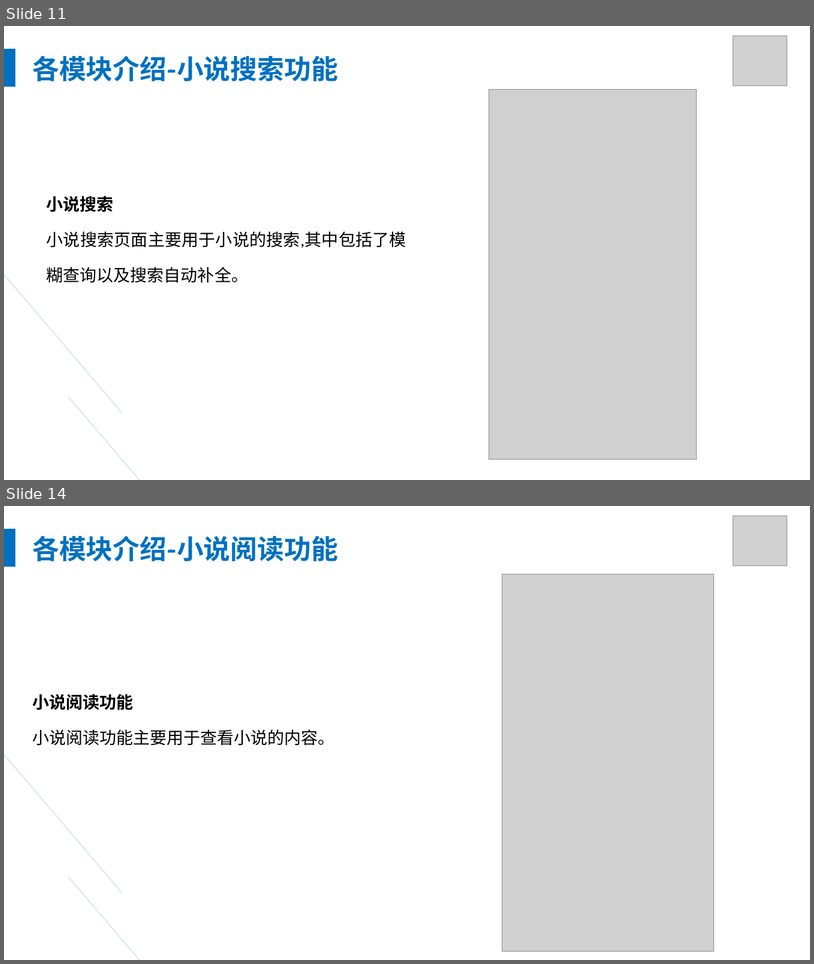
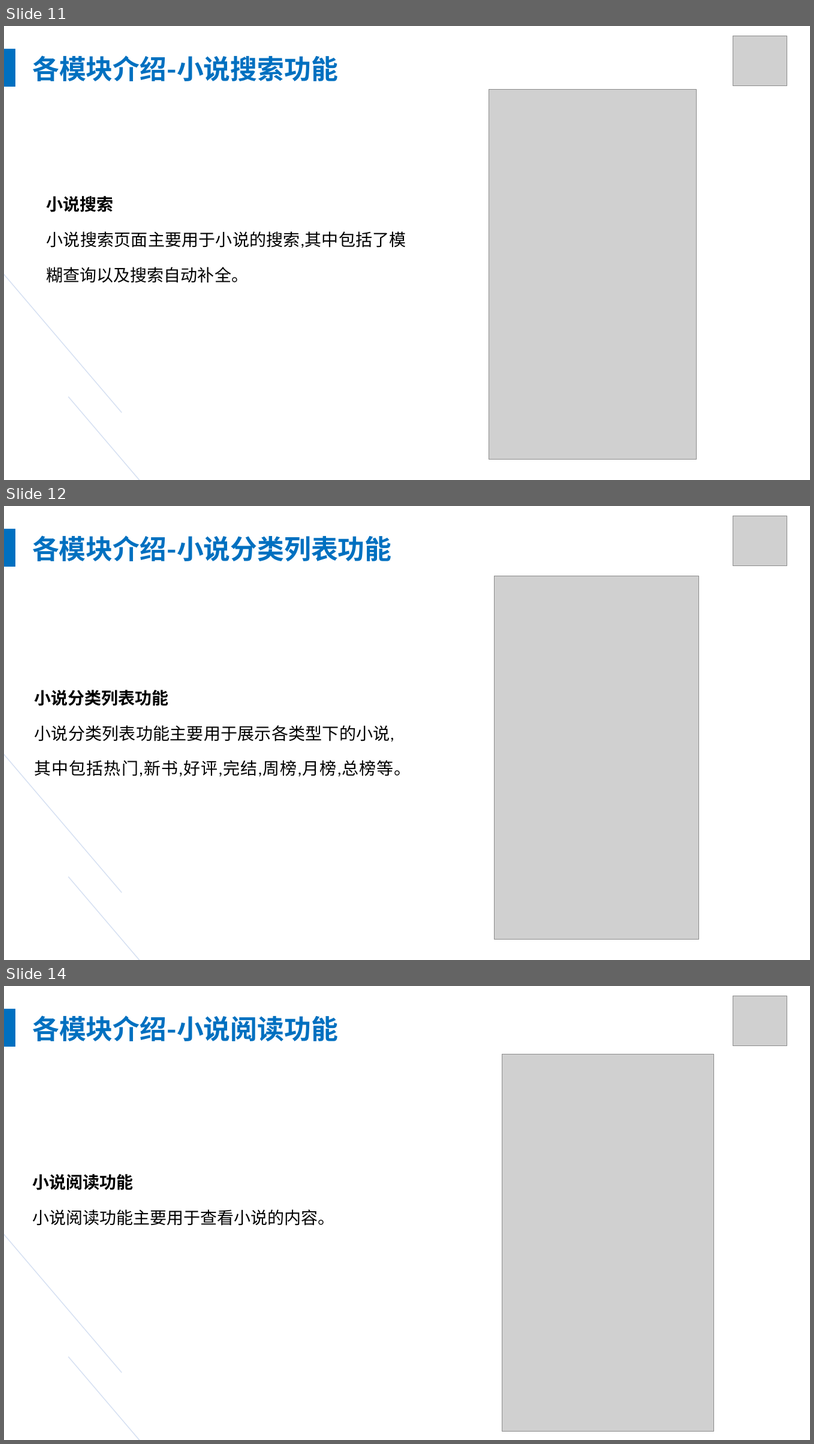
Before and after one commit to YangMr/AP-, a slide deck: 高级/04 实训教学ppt/00 项目介绍.pptx. Shown one above the other, each under a label of ours: slides 11 and 14 before the commit, slides 11, 12 and 14 after it; the slides between them are not shown. The pictures are 814x964 and 814x1444 pixels, drawn with LibreOffice and Linux fonts; fonts in the diff are those of the drawing; grey boxes stand for pictures. Boxes give left, top, right and bottom in pixels: in the first picture for what was removed or moved away, otherwise in the second. Text is boxed around its words. In the diff, an @@ line names an element or a change of style, - is before the commit and + after.

```diff
--- a/高级/04 实训教学ppt/00 项目介绍.pptx
+++ b/高级/04 实训教学ppt/00 项目介绍.pptx
@@ slide 12 added at box(4, 506, 810, 960), background #FFFFFF @@
@@ picture added at box(734, 516, 788, 565) @@
@@ rectangle added at box(4, 529, 15, 567), fill #0070C0 @@
@@ text added at box(32, 535, 392, 561), 32 pt, text #0070C0, bold @@
+各模块介绍-小说分类列表功能
@@ line added from (4, 565) to (122, 892), #4472C4 1 pt @@
@@ picture added at box(495, 576, 699, 939) @@
@@ text added at box(35, 690, 411, 777), 20 pt, text #000000 @@
+小说分类列表功能
+小说分类列表功能主要用于展示各类型下的小说,其中包括热门,新书,好评,完结,周榜,月榜,总榜等。
@@ line added from (69, 876) to (175, 960), #4472C4 1 pt @@
```
Also in this commit, not shown: 2 slides changed, 3 slides removed, 21 other files.
